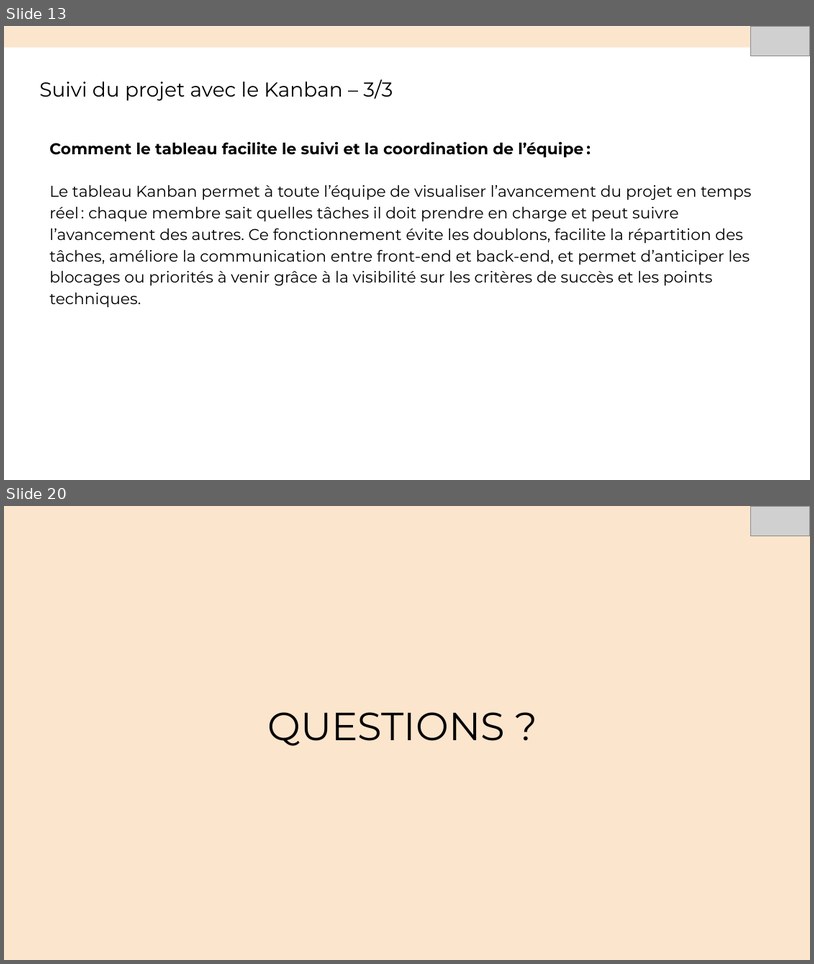
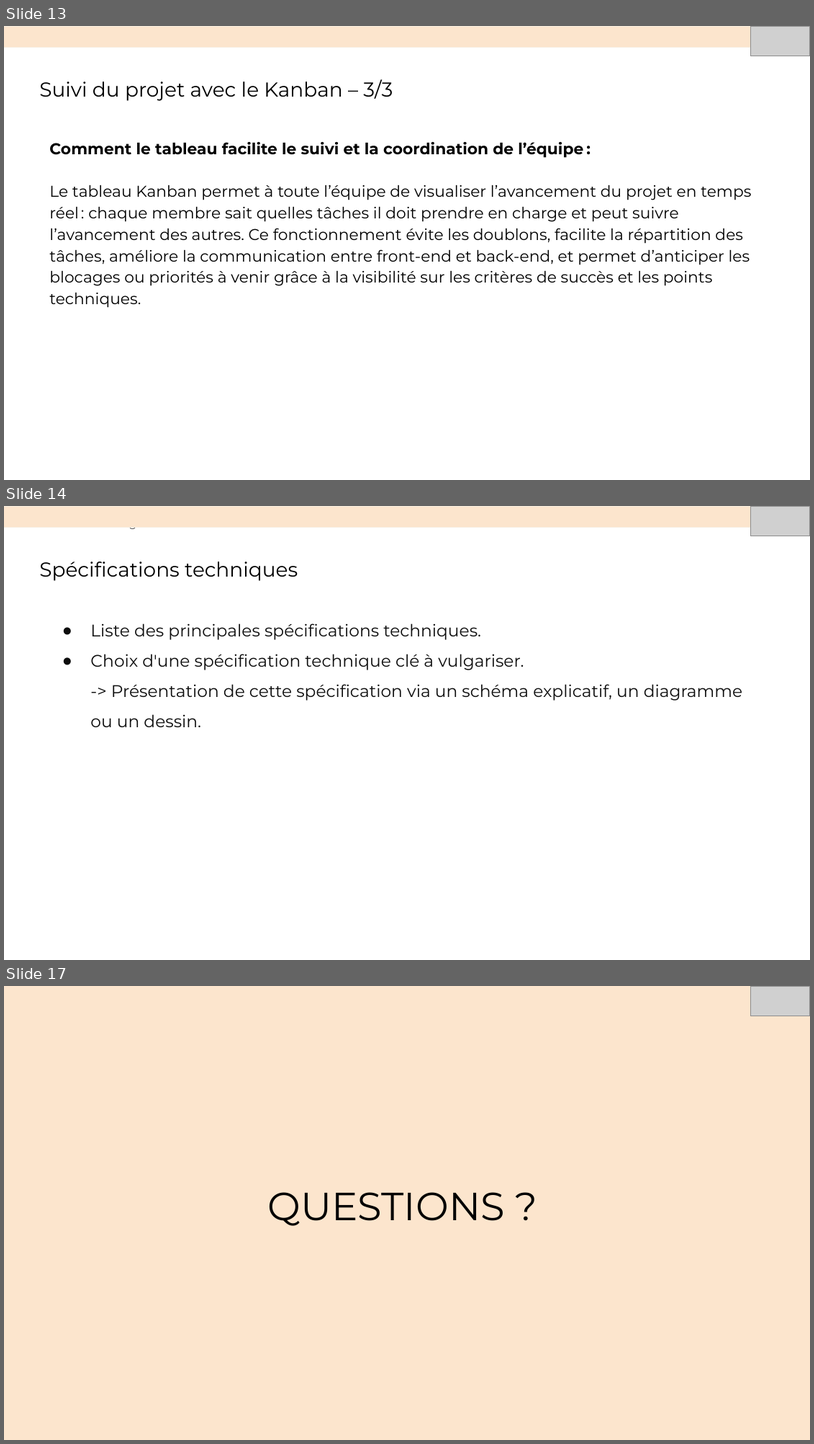
Before and after one commit to Mawabaca/P7-MenuMaker-V2, a slide deck: Présentation Menu Maker.pptx. Shown one above the other, each under a label of ours: slides 13 and 20 before the commit, slides 13, 14 and 17 after it; the slides between them are not shown. The pictures are 814x964 and 814x1444 pixels, drawn with LibreOffice and Linux fonts; fonts in the diff are those of the drawing; grey boxes stand for pictures. Boxes give left, top, right and bottom in pixels: in the first picture for what was removed or moved away, otherwise in the second. Text is boxed around its words. In the diff, an @@ line names an element or a change of style, - is before the commit and + after.

```diff
--- a/Présentation Menu Maker.pptx
+++ b/Présentation Menu Maker.pptx
@@ slide 14 added at bbox=[4, 506, 810, 960], background #FFFFFF @@
@@ rectangle added at bbox=[4, 506, 810, 527], fill #FCE5CD, outline #F7EDDE 0.75 pt @@
@@ picture added at bbox=[751, 506, 810, 536] @@
@@ text added at bbox=[104, 528, 144, 530], 10 pt, text #595959 @@
+Présentation de l’usage du no-code
@@ title added at bbox=[39, 561, 298, 581], 18 pt, text #000000 @@
+Spécifications techniques
@@ text added at bbox=[90, 623, 743, 727], 15 pt, text #0D0D0D @@
+● Liste des principales spécifications techniques.
+● Choix d'une spécification technique clé à vulgariser.
+  -> Présentation de cette spécification via un schéma explicatif, un diagramme ou un dessin.
@@ what was slide 20 is now slide 17 @@
```
Also in this commit, not shown: 4 slides changed, 4 slides removed.
